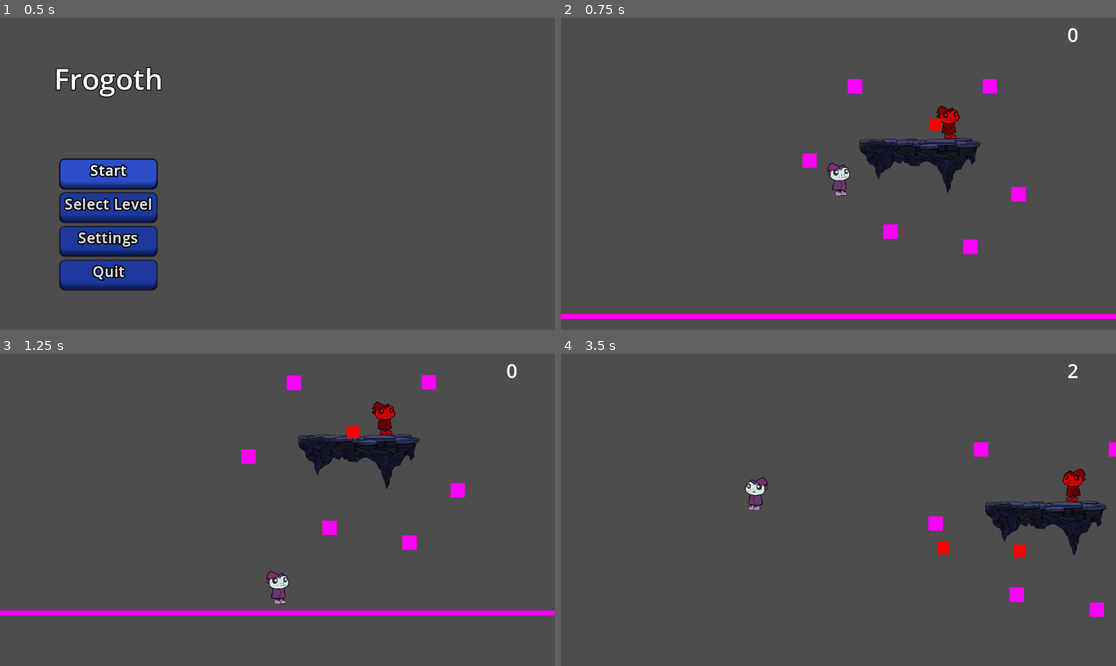
Above: before the commit, frames 1-4 (two rows, left to right).
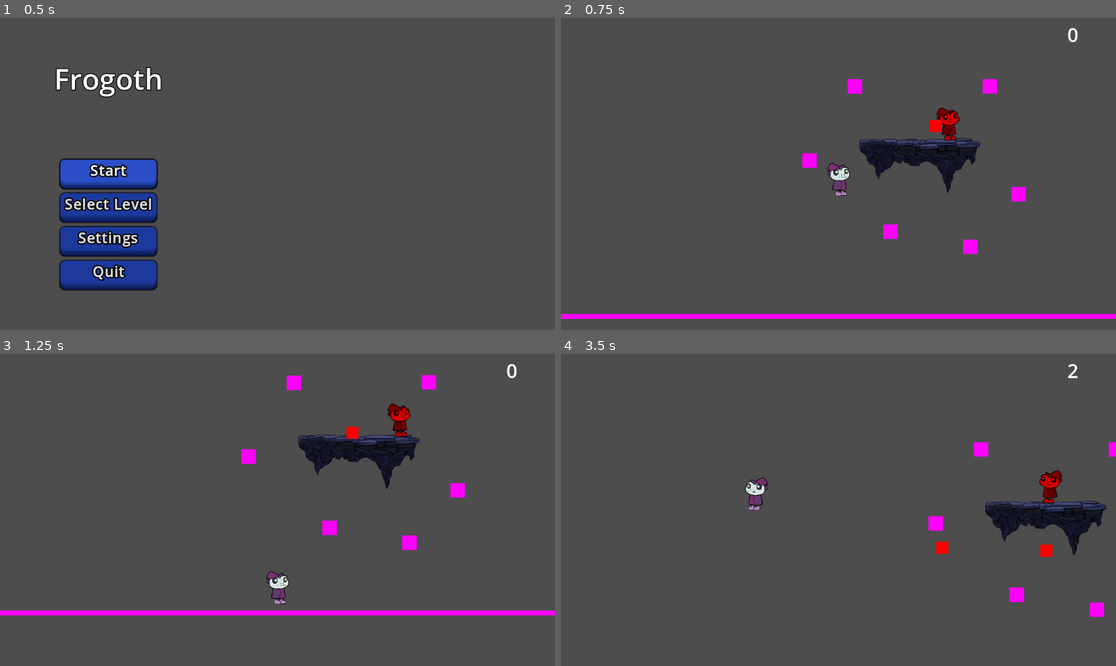
Above: after the commit, the same moments.

Repository: DerBrotDoktor/Frogoth
Game: Godot game, scene res://scenes/main/main.tscn
The game is run twice, just before and just after one commit, with the same random seed, the same clock (stepped at 60 frames per second) and the same inputs.
Inputs (mouse positions are in pixels of both pictures, inside the frame that each line leads up to):
- Up to frame 1 (0.5 s): no input
- Up to frame 2 (0.75 s): click "Start" at 0.5 s
- Up to frame 3 (1.25 s): no input
- Up to frame 4 (3.5 s): move the mouse to (960, 494) at 1.27 s; hold Space (bash) 1.28-2.03 s; hold D (right) 1.28-2.78 s; click (960, 494) at 1.55 s; move the mouse to (727, 525) at 2.02 s; click (727, 525) at 2.1 s; tap Space (bash) at 2.3 s; move the mouse to (894, 441) at 2.77 s; hold A (left) from 2.78 s (still down); hold Space (bash) from 2.78 s (still down); click (894, 441) at 3.05 s

Frame 1 is identical in both runs. In frame 2, 0.2% of the frame differs, in the area x 66-72%, y 28-40%; in frame 3, 0.6%; in frame 4, 0.8%, in the area x 67-95%, y 36-66%.

Commit message:
Changed: Controller input

Diff:
--- a/project.godot
+++ b/project.godot
@@ -79,16 +79,19 @@
 discrad_shape={
 "deadzone": 0.5,
 "events": [Object(InputEventKey,"resource_local_to_scene":false,"resource_name":"","device":-1,"window_id":0,"alt_pressed":false,"shift_pressed":false,"ctrl_pressed":false,"meta_pressed":false,"pressed":false,"keycode":70,"physical_keycode":0,"key_label":0,"unicode":102,"echo":false,"script":null)
+, Object(InputEventJoypadButton,"resource_local_to_scene":false,"resource_name":"","device":-1,"button_index":2,"pressure":0.0,"pressed":true,"script":null)
 ]
 }
 bash={
 "deadzone": 0.5,
 "events": [Object(InputEventKey,"resource_local_to_scene":false,"resource_name":"","device":-1,"window_id":0,"alt_pressed":false,"shift_pressed":false,"ctrl_pressed":false,"meta_pressed":false,"pressed":false,"keycode":32,"physical_keycode":0,"key_label":0,"unicode":32,"echo":false,"script":null)
+, Object(InputEventJoypadButton,"resource_local_to_scene":false,"resource_name":"","device":-1,"button_index":0,"pressure":0.0,"pressed":true,"script":null)
 ]
 }
 block={
 "deadzone": 0.5,
 "events": [Object(InputEventMouseButton,"resource_local_to_scene":false,"resource_name":"","device":-1,"window_id":0,"a …(257 unchanged characters)…
+, Object(InputEventJoypadMotion,"resource_local_to_scene":false,"resource_name":"","device":-1,"axis":4,"axis_value":1.0,"script":null)
 ]
 }
 
--- a/scenes/level/level_tutorial_1.tscn
+++ b/scenes/level/level_tutorial_1.tscn
@@ -44,4 +44,4 @@
 position = Vector2(335, -42)
 
 [node name="EnemySingleShot" parent="." instance=ExtResource("2_ubag1")]
-position = Vector2(434, -222)
+position = Vector2(434, -215)
--- a/scenes/main/bash_point_controller.gd
+++ b/scenes/main/bash_point_controller.gd
@@ -54,7 +54,8 @@
 
 
 func _on_player_player_died():
-	current_shape.queue_free()
-	current_bash_points.clear()
-	current_shape = null
+	if current_shape:
+		current_shape.queue_free()
+		current_bash_points.clear()
+		current_shape = null
 	pass
--- a/scenes/player/player.gd
+++ b/scenes/player/player.gd
@@ -127,12 +127,20 @@
 
 var last_mouse_position
 
-func get_look_position() -> Vector2:
-	var look_point = Input.get_vector("aim_left","aim_right","aim_up","aim_down") + position
-	if last_mouse_position != get_global_mouse_position() or look_point == position:
-		look_point = get_global_mouse_position()
+func get_look_position():
+	var returnValue = Vector2.ZERO
+
+	var input_direction = Input.get_vector("aim_left","aim_right","aim_up","aim_down")
+	var no_direction_input = input_direction.length_squared() < 0.001
+	var mouse_was_moved = last_mouse_position != get_global_mouse_position()
+	print(last_mouse_position)
+	if not no_direction_input:
+		returnValue = position + input_direction
+	else:
+		returnValue = get_global_mouse_position()
+
 	last_mouse_position = get_global_mouse_position()
-	return look_point
+	return returnValue
 
 func try_bash():
 	if Input.is_action_pressed("bash") and is_in_bash_point and not ready_for_bash :
--- a/scenes/player/player.tscn
+++ b/scenes/player/player.tscn
@@ -97,6 +97,8 @@
 autoplay = "walk"
 frame_progress = 0.671472
 
+[node name="Sprite2D" type="Sprite2D" parent="Animation"]
+
 [node name="Collider" type="CollisionShape2D" parent="."]
 position = Vector2(-0.5, 47)
 shape = SubResource("RectangleShape2D_0tqvw")
